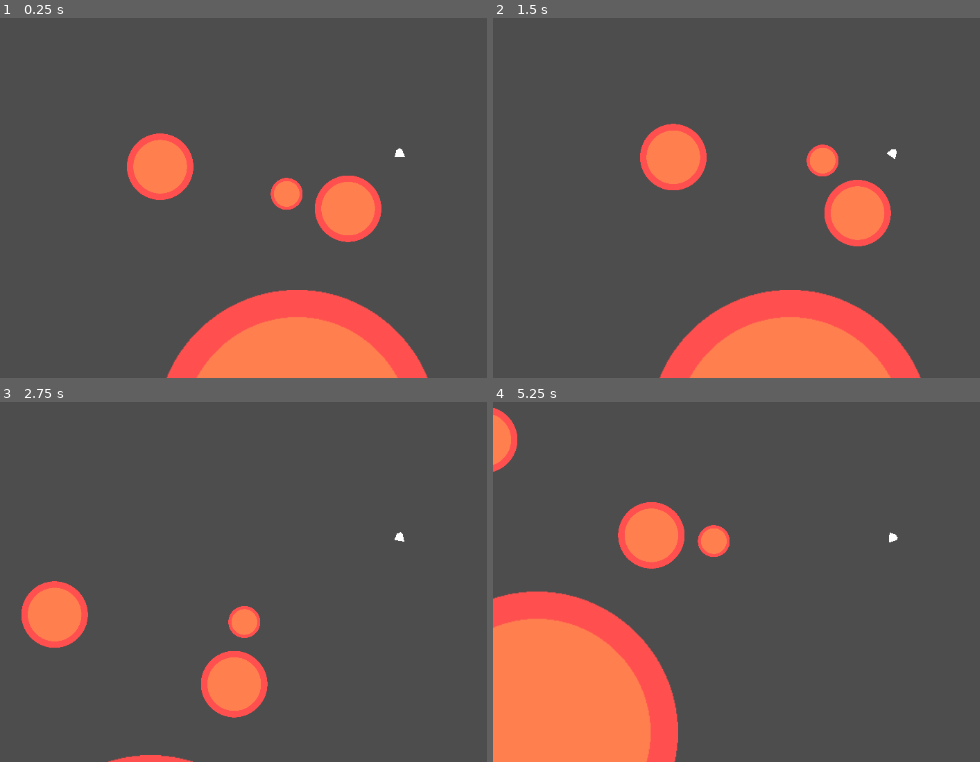
Above: before the commit, frames 1-4 (two rows, left to right).
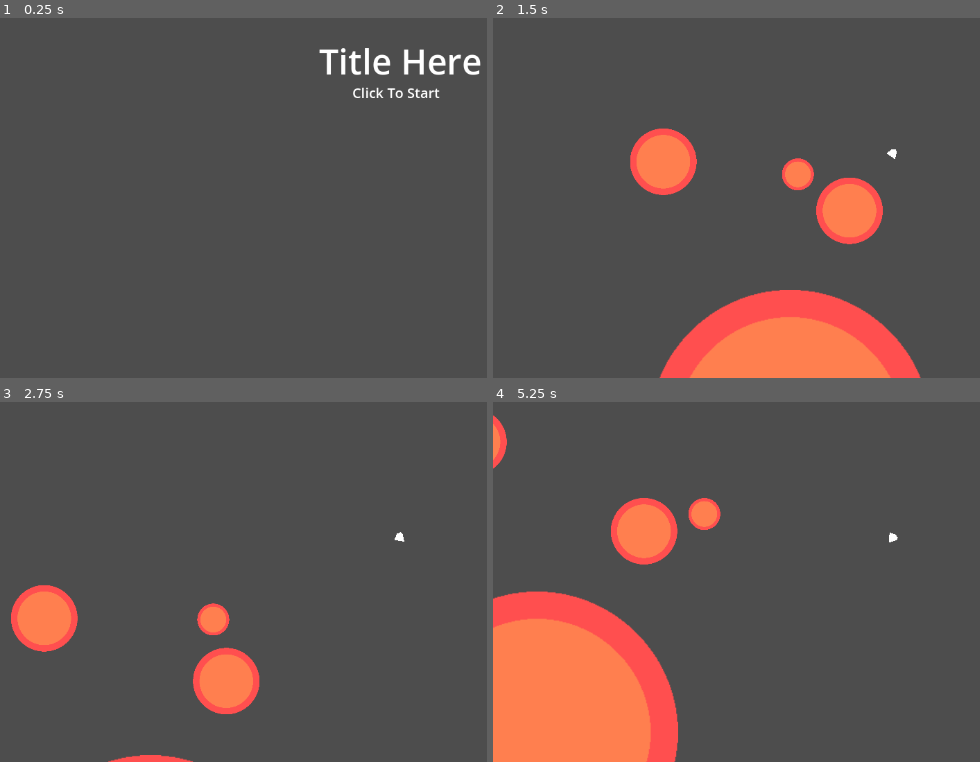
Above: after the commit, the same moments.

Repository: game-jam-team-1/gmtk-jam
Game: Godot game, scene res://main_menu.tscn
Same seed, same stepped clock (60 frames per second), same inputs: the game is played once before the commit and once after it. Before the commit the project starts from res://world.tscn.
Inputs (mouse positions are in pixels of both pictures, inside the frame that each line leads up to):
- Up to frame 1 (0.25 s): no input
- Up to frame 2 (1.5 s): click (892, 154) at 0.52 s; hold D (right) from 1.28 s (still down)
- Up to frame 3 (2.75 s): tap W (jump) at 1.52, 2.27 s; release D (right) at 2.03 s; hold A (left) from 2.03 s (still down)
- Up to frame 4 (5.25 s): release A (left) at 2.78 s; hold D (right) 2.78-4.28 s; tap W (jump) at 3.77, 4.52 s; hold A (left) from 4.28 s (still down)

The runs differ from the first frame. In frame 1, 15% of the frame differs, in the area x 26-99%, y 8-100%; in frame 2, 3.4%; in frame 3, 3.4%; in frame 4, 2.6%.

Commit message:
Main menu

Diff:
--- /dev/null
+++ b/main_menu.gd
@@ -0,0 +1,11 @@
+class_name MainMenu
+extends Node2D
+
+@onready var level = preload("uid://debprahfmmn1a")
+
+func _on_button_button_up() -> void:
+	get_tree().change_scene_to_packed(level)
+
+
+func _on_texture_button_button_up() -> void:
+	get_tree().change_scene_to_packed(level)
--- /dev/null
+++ b/main_menu.tscn
@@ -0,0 +1,28 @@
+[gd_scene load_steps=2 format=3 uid="uid://djxxe8osn1t8a"]
+
+[ext_resource type="Script" uid="uid://dquu1nsh7febk" path="res://main_menu.gd" id="1_06t4h"]
+
+[node name="MainMenu" type="Node2D"]
+script = ExtResource("1_06t4h")
+
+[node name="Label" type="Label" parent="."]
+offset_left = 460.0
+offset_top = 156.0
+offset_right = 695.0
+offset_bottom = 225.0
+theme_override_font_sizes/font_size = 50
+text = "Title Here"
+
+[node name="Label2" type="Label" parent="."]
+offset_left = 508.0
+offset_top = 222.0
+offset_right = 743.0
+offset_bottom = 291.0
+theme_override_font_sizes/font_size = 20
+text = "Click To Start"
+
+[node name="TextureButton" type="TextureButton" parent="."]
+offset_right = 1158.0
+offset_bottom = 649.0
+
+[connection signal="button_up" from="TextureButton" to="." method="_on_texture_button_button_up"]
--- a/project.godot
+++ b/project.godot
@@ -11,7 +11,7 @@
 [application]
 
 config/name="jam"
-run/main_scene="uid://debprahfmmn1a"
+run/main_scene="uid://djxxe8osn1t8a"
 config/features=PackedStringArray("4.4", "Forward Plus")
 
 [input]
Not shown, added: main_menu.gd.uid
